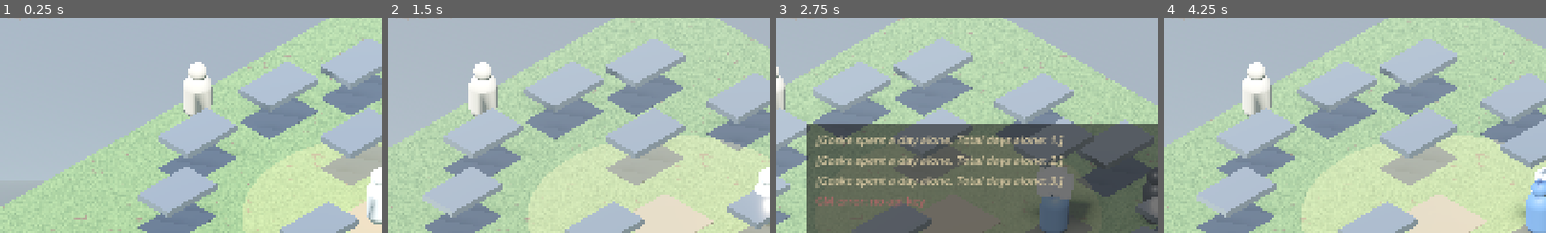
Above: before the commit, frames 1-4 (left to right).
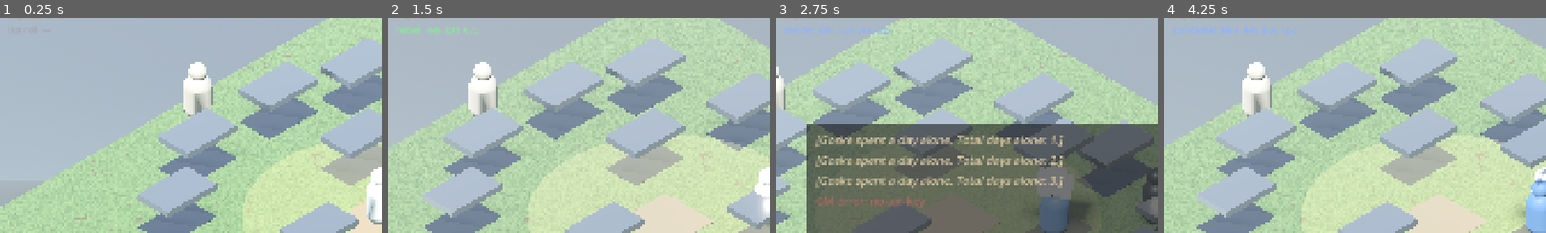
Above: after the commit, the same moments.

Repository: gokselozgur5/goske
Game: Godot game, scene res://scenes/main.tscn
The game is run twice, just before and just after one commit, with the same random seed, the same clock (stepped at 60 frames per second) and the same inputs.
Inputs (mouse positions are % of the whole screen's width and height, from its top left):
- Up to frame 1 (0.25 s): no input
- Up to frame 2 (1.5 s): tap Enter (ui_accept) at 0.5, 0.77 s; move the mouse to (72, 45) at 0.52 s; hold Right (ui_right) 0.53-1.25 s; tap Space at 0.6 s; click (72, 45) at 0.67 s; drag from (30, 55) to (45, 70) at 1.27 s
- Up to frame 3 (2.75 s): tap Enter (ui_accept) at 2 s; move the mouse to (60, 28) at 2.02 s; hold Right (ui_right) from 2.03 s (still down); tap Backspace at 2.1 s
- Up to frame 4 (4.25 s): release Right (ui_right) at 2.75 s; drag from (45, 70) to (20, 35) at 2.77 s; move the mouse to (80, 65) at 3.52 s; hold Left (ui_left) from 3.53 s (still down); tap Ctrl at 3.6 s; tap Enter (ui_accept) at 3.77 s; tap Escape (ui_cancel) at 4.15 s
The pictures show only the part of the screen within x 0-50%, y 7-57%; the shares and areas given below are measured in that part.

The runs differ from the first frame. In frame 2, 0.1% of the frame differs, in the area x 3-21%, y 4-7%; in frame 3, 0.3%; in frame 4, 0.4%, in the area x 2-35%, y 4-8%.

Commit message:
act 1 closeout — outburst + last_action color + typewriter robustness
ADR-016: outburst + last_action color (engine starts, GM colors)
ADR-017: typewriter session token + punctuation auto-pacing

Outburst on neighbor approach:
- Two speakers per whisper: goske_outburst + npc reaction
- Random self-mix (current trust ± 30) colors which voice escapes
- exhaustion +15, optional npc_affected, trust delta on the dominant channel
- Sequential reveal: outburst fades, then reaction fades

last_action color on every interaction:
- record_action(label) rolls RGB and stores {label, color} in last_action
- Hooked from pod open, rest, comfort exit, alter approach
- Exposed via world_state so the GM tints the next turn's voices
- HUD label top-left: "<action> · R47 B62 G33" tinted by dominant channel
- Manifesto-direct: engine starts the action, LLM colors the outcome

Typewriter robustness:
- _session_id bumped on open/close; in-flight typewriter coroutines
  abandon if their captured session is stale (fixes the "close mid-line,
  open another pod, ghost text appears" curcuna)
- Auto-pacing on punctuation: . ! ? +0.18s, , ; : +0.07s, — … +0.12s
- GM prompt updated to encourage markup ("at least one marker per
  non-trivial line") — uniform pacing was the complaint

Iter Stack memory: Iter 6+ added — in-game MCP for asymmetric info
access (kanka's "alters read your real life" idea, deferred).

Diff:
--- a/scenes/main.tscn
+++ b/scenes/main.tscn
@@ -621,6 +621,15 @@
 theme_override_font_sizes/font_size = 22
 theme_override_colors/font_color = Color(0.7, 0.65, 0.6, 1)
 
+[node name="RollLabel" type="Label" parent="UI"]
+offset_left = 24.0
+offset_top = 96.0
+offset_right = 480.0
+offset_bottom = 130.0
+text = "last roll · —"
+theme_override_font_sizes/font_size = 20
+theme_override_colors/font_color = Color(0.65, 0.65, 0.7, 1)
+
 [node name="ExhaustionLabel" type="Label" parent="UI" unique_id=537884291]
 anchors_preset = 1
 anchor_left = 1.0
--- a/scripts/alter.gd
+++ b/scripts/alter.gd
@@ -11,6 +11,9 @@
 func _on_body_entered(body: Node) -> void:
 	if body.name != "Player":
 		return
+	var gs := get_tree().get_first_node_in_group("game_state")
+	if gs and gs.has_method("record_action"):
+		gs.record_action("approached_" + alter_id)
 	var convo := get_tree().get_first_node_in_group("conversation_ui")
 	if convo == null or convo.is_open():
 		return
--- a/scripts/conversation.gd
+++ b/scripts/conversation.gd
@@ -17,6 +17,9 @@
 # history entry: {role, content, alter_id}
 var history: Array = []
 var greeted_alters: Array[String] = []
+# Bumped every time the panel opens/closes — in-flight typewriter
+# coroutines compare and abandon if they're stale.
+var _session_id: int = 0
 
 # Typewriter constants (inline, no separate script)
 const TW_SPEED_NORMAL := 0.030
@@ -43,6 +46,8 @@
 			gs.day_passed.connect(_on_day_passed)
 		if not gs.mystery_phase_changed.is_connected(_on_mystery_phase_changed):
 			gs.mystery_phase_changed.connect(_on_mystery_phase_changed)
+		if not gs.action_recorded.is_connected(_on_action_recorded):
+			gs.action_recorded.connect(_on_action_recorded)
 	_refresh_all_trust_labels()
 	_refresh_exhaustion_label()
 	_refresh_mystery_label()
@@ -96,6 +101,34 @@
 	if gs == null:
 		return
 	label.text = "days alone · %d" % gs.days_alone
+
+func _on_action_recorded(label: String, color: Dictionary) -> void:
+	var roll_label: Label = get_node_or_null("/root/Main/UI/RollLabel")
+	if roll_label == null:
+		return
+	var r: int = int(color.get("r", 0))
+	var b: int = int(color.get("b", 0))
+	var g: int = int(color.get("g", 0))
+	# Compose colored BBCode-ish text — Label doesn't render BBCode, so we
+	# pick the dominant channel for tinting and write the numbers plainly.
+	roll_label.text = "%s · R%d  B%d  G%d" % [label, r, b, g]
+	# Tint by dominant channel
+	var dominant := "r"
+	if b > r and b >= g:
+		dominant = "b"
+	elif g > r and g >= b:
+		dominant = "g"
+	match dominant:
+		"r":
+			roll_label.add_theme_color_override("font_color", Color(1.0, 0.55, 0.55, 1))
+		"b":
+			roll_label.add_theme_color_override("font_color", Color(0.55, 0.7, 1.0, 1))
+		"g":
+			roll_label.add_theme_color_override("font_color", Color(0.55, 0.9, 0.6, 1))
+	# Brief flash — pulse alpha then settle
+	roll_label.modulate.a = 0.0
+	var tw := create_tween()
+	tw.tween_property(roll_label, "modulate:a", 1.0, 0.2)
 
 func _unhandled_input(event: InputEvent) -> void:
 	if not visible:
@@ -280,10 +313,12 @@
 	gs.adjust_trust(alter_id, amplified)
 
 func close() -> void:
+	_session_id += 1  # invalidate any in-flight typewriter coroutines
 	hide()
 	participants.clear()
 
 func _open_ui() -> void:
+	_session_id += 1
 	history_label.clear()
 	for entry in history:
 		var aid: String = entry.get("alter_id", "")
@@ -340,6 +375,7 @@
 		"tension": gs.tension,
 		"meta_eligible": gs.meta_eligible(),
 		"meta_breaches_remaining": 2 - gs.meta_breaches,
+		"last_action": gs.last_action,
 	}
 
 func _trigger_ending() -> void:
@@ -453,17 +489,30 @@
 	out = rx.sub(out, "", true)
 	return out
 
-# Inline typewriter — char-by-char reveal with markup support.
+# Inline typewriter — char-by-char reveal with markup support + auto-pacing.
 func _typewriter_reveal(label: RichTextLabel, raw: String) -> void:
+	var my_session := _session_id
 	var segs := _typewriter_parse(raw)
 	var bold_open := false
 	for seg in segs:
+		# Abort if the panel was closed/reopened mid-reveal — stale.
+		if my_session != _session_id:
+			return
 		var t: String = str(seg.get("type", ""))
 		match t:
 			"char":
-				label.append_text(str(seg.get("char", "")))
+				var c: String = str(seg.get("char", ""))
+				label.append_text(c)
 				_scroll_history_to_bottom()
-				await get_tree().create_timer(float(seg.get("delay", TW_SPEED_NORMAL))).timeout
+				var d: float = float(seg.get("delay", TW_SPEED_NORMAL))
+				# Auto-pacing — punctuation breathes
+				if c == "." or c == "!" or c == "?":
+					d += 0.18
+				elif c == "," or c == ";" or c == ":":
+					d += 0.07
+				elif c == "—" or c == "…":
+					d += 0.12
+				await get_tree().create_timer(d).timeout
 			"pause":
 				await get_tree().create_timer(float(seg.get("duration", TW_PAUSE_DEFAULT))).timeout
 			"bold_toggle":
@@ -474,6 +523,8 @@
 				bold_open = not bold_open
 			"bb_raw":
 				label.append_text(str(seg.get("text", "")))
+		if my_session != _session_id:
+			return
 	if bold_open:
 		label.append_text("[/b]")
 	_scroll_history_to_bottom()
--- a/scripts/game_master.gd
+++ b/scripts/game_master.gd
@@ -51,7 +51,7 @@
 - "I can't [shake]breathe[/shake]."
 - "[whisper]you're not real[/whisper]"
 
-Most lines need NO markup. Empty markup is the default — only mark when the moment earns it.
+USE THIS MARKUP OFTEN. The default reveal pace is uniform; lines without markup feel mechanical. AT LEAST one marker per non-trivial line — a (*) before a hard word, **bold** on a key noun, *slow* on a confession, [shake] on a rupture, [whisper] on a held secret. Lines that are pure beat (single word, fragment) can stay plain. But anything with weight should breathe.
 
 JSON QUOTING — strict:
 - Every "line" string must be VALID JSON. Any quotation mark inside the line MUST be escaped as \" or rephrased away.
@@ -82,6 +82,15 @@
 Beyond the pod room, three NEIGHBORS exist at the edge of Goske's world: neighbor_1, neighbor_2, neighbor_3. They are n …(575 unchanged characters)…
 
 Goske has a small alone-zone (a worn carpet at the room's center). Standing on it and pressing space, Goske spends a DA …(313 unchanged characters)…
+
+LAST ACTION FLAVOR (`world_state.last_action`):
+Every interaction the player commits (opening a pod, resting, exiting comfort, approaching an alter, an outburst with a neighbor) records `{label, color: {r, b, g}}` — a random self-mix anchored to the run's trust trajectory. The dominant channel(s) tell you which voice was loudest in Goske's head while they did the thing.
+
+Use this to color the speakers' tone on the NEXT turn:
+- High R: alters react to a sharp, abrasive Goske who just did a sharp, abrasive thing
+- High B: a cold, methodical Goske; alters comment on the precision (or its absence)
+- High G: a tender, naive Goske; alters react to the softness or call it out
+Don't name "last_action" or the colors directly — let them bleed into voices.
 
 The world also has MONOTONY (`world_state.monotony`, 0..1). Routine pushes it up (every conversation turn, every rest), …(353 unchanged characters)…
 
--- a/scripts/game_state.gd
+++ b/scripts/game_state.gd
@@ -26,6 +26,10 @@
 var tension: float = 0.0
 var ending_shown: bool = false  # one-shot guard so the overlay only fires once per run
 var meta_breaches: int = 0  # how many times the GM has broken the 4th wall
+# Last action's flavor — every interaction (pod open, rest, alter approach,
+# outburst) rolls an RGB mix anchored to current trust + random nudge.
+# The GM reads this on the NEXT turn and colors voices accordingly.
+var last_action: Dictionary = {}
 
 const TRUST_DEFAULT := 50
 const EXHAUSTION_PER_RESPONSE := 5
@@ -45,6 +49,7 @@
 signal npc_affected(npc_id: String, new_intensity: float)
 signal day_passed(new_days_alone: int)
 signal mystery_phase_changed(new_phase: String)
+signal action_recorded(label: String, color: Dictionary)
 signal monotony_changed(new_value: float)
 signal tension_changed(new_value: float)
 
@@ -59,6 +64,7 @@
 	comfort_exits += 1
 	# Stepping outside the comfort circle is novelty — pushes monotony down.
 	adjust_monotony(MONOTONY_PER_COMFORT_EXIT)
+	record_action("comfort_exit")
 
 func record_alter_engagement(alter_id: String) -> void:
 	alter_engagements[alter_id] = alter_engagements.get(alter_id, 0) + 1
@@ -77,12 +83,28 @@
 		return
 	unlocked_alters.append(alter_id)
 	alter_unlocked.emit(alter_id)
+	record_action("opened_pod_" + alter_id)
 
 func is_unlocked(alter_id: String) -> bool:
 	return alter_id in unlocked_alters
 
 func is_silenced(alter_id: String) -> bool:
 	return alter_id in silenced_alters
+
+# Engine starts the action; LLM colors the outcome. Every interaction
+# records what was done + a random self-mix. The GM reads this on the
+# next turn and tints prose, alter reactions, narrator beats.
+func record_action(label: String) -> void:
+	var rng := RandomNumberGenerator.new()
+	rng.randomize()
+	var rr: int = clamp(get_trust("red") + rng.randi_range(-30, 30), 0, 100)
+	var bb: int = clamp(get_trust("blue") + rng.randi_range(-30, 30), 0, 100)
+	var gg: int = clamp(get_trust("green") + rng.randi_range(-30, 30), 0, 100)
+	last_action = {
+		"label": label,
+		"color": {"r": rr, "b": bb, "g": gg},
+	}
+	action_recorded.emit(label, last_action["color"])
 
 func compute_ending() -> Dictionary:
 	var endings_node := get_node_or_null("/root/Main/Endings")
@@ -131,6 +153,7 @@
 	day_passed.emit(days_alone)
 	# Resting is itself routine — adds to monotony
 	adjust_monotony(MONOTONY_PER_REST)
+	record_action("rested")
 
 func set_tension(value: float) -> void:
 	var new_val: float = clamp(value, 0.0, 1.0)
--- a/scripts/whisper.gd
+++ b/scripts/whisper.gd
@@ -20,34 +20,113 @@
 			n.whisper_requested.connect(_on_whisper_requested)
 
 func _on_whisper_requested(npc_id: String) -> void:
-	# A whisper is rare novelty — drains monotony noticeably
+	# Approach is rare novelty — drains monotony noticeably
 	var gs := get_tree().get_first_node_in_group("game_state")
 	if gs:
 		gs.adjust_monotony(gs.MONOTONY_PER_WHISPER)
+		gs.add_exhaustion(15)  # social damage from an unfiltered moment
 	var gm := get_node_or_null("/root/Main/GameMaster")
 	if gm == null:
 		_show_text("...")
 		return
-	# One-shot prompt — GM produces a single short line, NPC's voice,
-	# second-person, no dialogue affordance after.
-	var prompt := "[The player approached %s and chose to listen. Generate ONE short whisper from %s — second-person, atmospheric, like a single line bleeding through glass. The neighbor speaks once. Goske does not reply.\n\nReturn ONLY the whisper text, no JSON, no quotation marks, no preamble. One sentence, max two.]" % [npc_id, npc_id]
-	# Direct call bypassing the speakers schema — we want raw text.
-	# Reuse request_turn but ignore JSON structure on parse fail.
+
+	# Random "self-mix" — anchored to current trust trajectory, nudged by RNG.
+	# This colors what falls out of Goske's mouth before they think.
+	var r_anchor := 50
+	var b_anchor := 50
+	var g_anchor := 50
+	if gs:
+		r_anchor = gs.get_trust("red")
+		b_anchor = gs.get_trust("blue")
+		g_anchor = gs.get_trust("green")
+	var rng := RandomNumberGenerator.new()
+	rng.randomize()
+	var rr: int = clamp(r_anchor + rng.randi_range(-30, 30), 0, 100)
+	var bb: int = clamp(b_anchor + rng.randi_range(-30, 30), 0, 100)
+	var gg: int = clamp(g_anchor + rng.randi_range(-30, 30), 0, 100)
+
+	var prompt := """[Player approached %s. Goske's INSTANT internal mix is R=%d B=%d G=%d (random nudge from the run's trust). The dominant channel colors what Goske says BEFORE they think.
+
+High R: angry, abrasive, the wrong thing said on purpose, blunt-funny.
+High B: cold, statistical, off-putting analytical observation about the neighbor.
+High G: naive, embarrassingly tender, oversharing, accidentally vulnerable.
+Mixed: blend the dominant tones (angry-naive = uncomfortably honest; cold-tender = intimate but flat; etc.).
+
+Output JSON with EXACTLY two speakers:
+1. id="goske_outburst" — the unfiltered line that escapes Goske. Short (max ~15 words).
+2. id="%s" — neighbor's brief reaction (frozen / softened / cold / shocked / fled). Even shorter.
+
+trust_delta on goske_outburst can shift any of red/blue/green ±5 depending on which voice spoke through.
+
+Optional: world_events with npc_affected if the outburst stains the neighbor.
+
+DO NOT include suggestions in this turn — this is a single beat, not a back-and-forth.]""" % [npc_id, rr, bb, gg, npc_id]
+
 	gm.request_turn([{"role": "user", "content": prompt}], _world_state(), _on_gm_response.bind(npc_id))
 
-func _on_gm_response(turn: Dictionary, error: String, _npc_id: String) -> void:
-	# The GM may try to honor JSON. If a speaker line came through, use
-	# its content (any speaker; whisper is one-line). Otherwise show "...".
-	var line := ""
-	if error == "" and turn.has("speakers"):
-		var speakers: Array = turn.get("speakers", [])
-		if speakers.size() > 0 and speakers[0].has("line"):
-			line = str(speakers[0]["line"]).strip_edges()
-	if line == "":
-		line = str(turn.get("narration", "")).strip_edges()
-	if line == "":
-		line = "..."
-	_show_text(line)
+func _on_gm_response(turn: Dictionary, error: String, npc_id: String) -> void:
+	if error != "":
+		_show_text("...")
+		return
+	var speakers: Array = turn.get("speakers", [])
+	if speakers.size() == 0:
+		_show_text(str(turn.get("narration", "...")).strip_edges())
+		return
+	# Apply trust deltas + world events
+	var gs := get_tree().get_first_node_in_group("game_state")
+	for sp in speakers:
+		var delta: int = int(sp.get("trust_delta", 0))
+		var sid: String = str(sp.get("id", ""))
+		if delta == 0 or gs == null:
+			continue
+		# goske_outburst's trust_delta is meant to shift the alter whose voice spoke through.
+		# We can't tell which from the id alone, so fall back to nudging based on prompt mix:
+		# the GM was told to choose deltas accordingly; apply them to all 3 alters slightly.
+		# For npc reaction lines, ignore trust_delta.
+		if sid == "goske_outburst":
+			# Distribute the GM's intended shift across alters based on tone.
+			# Simplest: apply as red delta (most outbursts are red-flavored).
+			gs.adjust_trust("red", delta)
+	for ev in turn.get("world_events", []):
+		if ev.get("type", "") == "npc_affected":
+			var nid: String = str(ev.get("npc_id", ""))
+			var intensity: float = float(ev.get("intensity", 0.0))
+			if nid != "" and gs:
+				gs.update_npc_intensity(nid, intensity)
+				for n in get_tree().get_nodes_in_group("npcs"):
+					if n.has_method("set_intensity") and n.npc_id == nid:
+						n.set_intensity(gs.npc_intensity.get(nid, 0.0))
+						break
+	# Sequential reveal: outburst first, then reaction
+	_show_two_lines(speakers, npc_id)
+
+func _show_two_lines(speakers: Array, npc_id: String) -> void:
+	var outburst_line := ""
+	var reaction_line := ""
+	for sp in speakers:
+		var sid: String = str(sp.get("id", ""))
+		var line: String = str(sp.get("line", "")).strip_edges()
+		if sid == "goske_outburst":
+			outburst_line = line
+		elif sid == npc_id:
+			reaction_line = line
+	if outburst_line == "" and reaction_line == "":
+		_show_text("...")
+		return
+	# Show outburst — Goske's accidental voice
+	if outburst_line != "":
+		_show_text("Goske: " + outburst_line)
+		await get_tree().create_timer(FADE_IN + HOLD_TIME * 0.6 + FADE_OUT).timeout
+	# Show reaction
+	if reaction_line != "":
+		label.text = "%s: %s" % [npc_id, reaction_line]
+		modulate.a = 0.0
+		visible = true
+		var tw := create_tween()
+		tw.tween_property(self, "modulate:a", 1.0, FADE_IN)
+		tw.tween_interval(HOLD_TIME * 0.7)
+		tw.tween_property(self, "modulate:a", 0.0, FADE_OUT)
+		tw.tween_callback(hide)
 
 func _world_state() -> Dictionary:
 	var gs := get_tree().get_first_node_in_group("game_state")
Not shown, added: docs/ADR/ADR-016-outburst-and-last-action-color.md
Not shown, added: docs/ADR/ADR-017-typewriter-session-and-auto-pacing.md
Not shown, changed: docs/README.md
